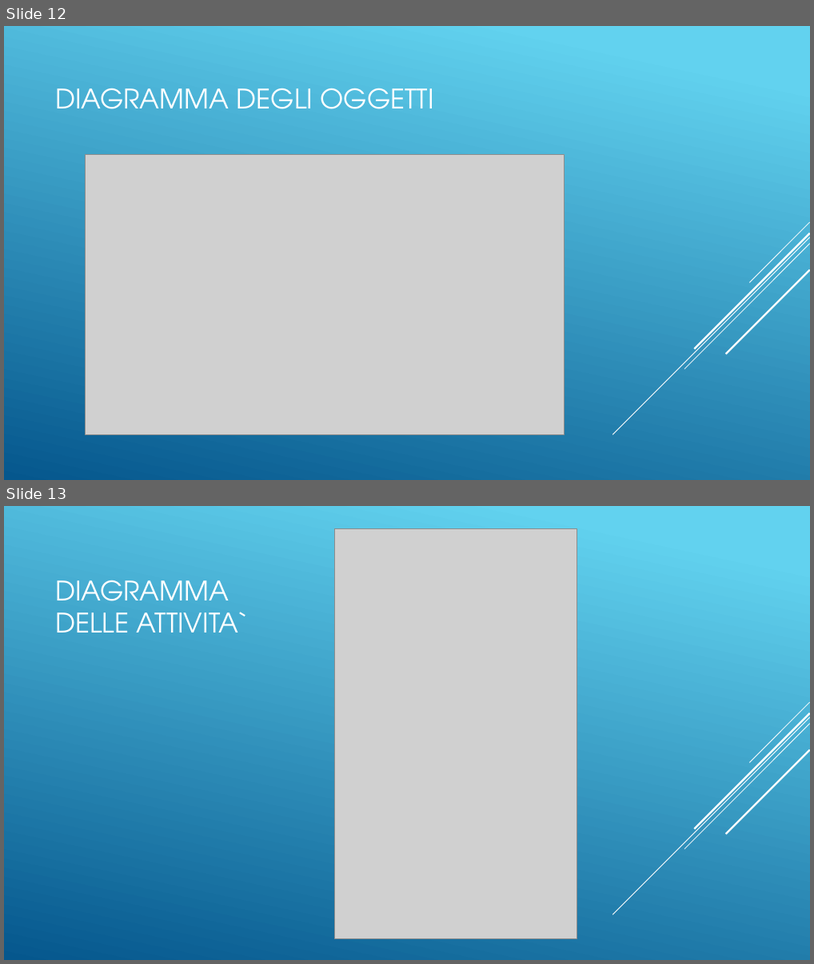
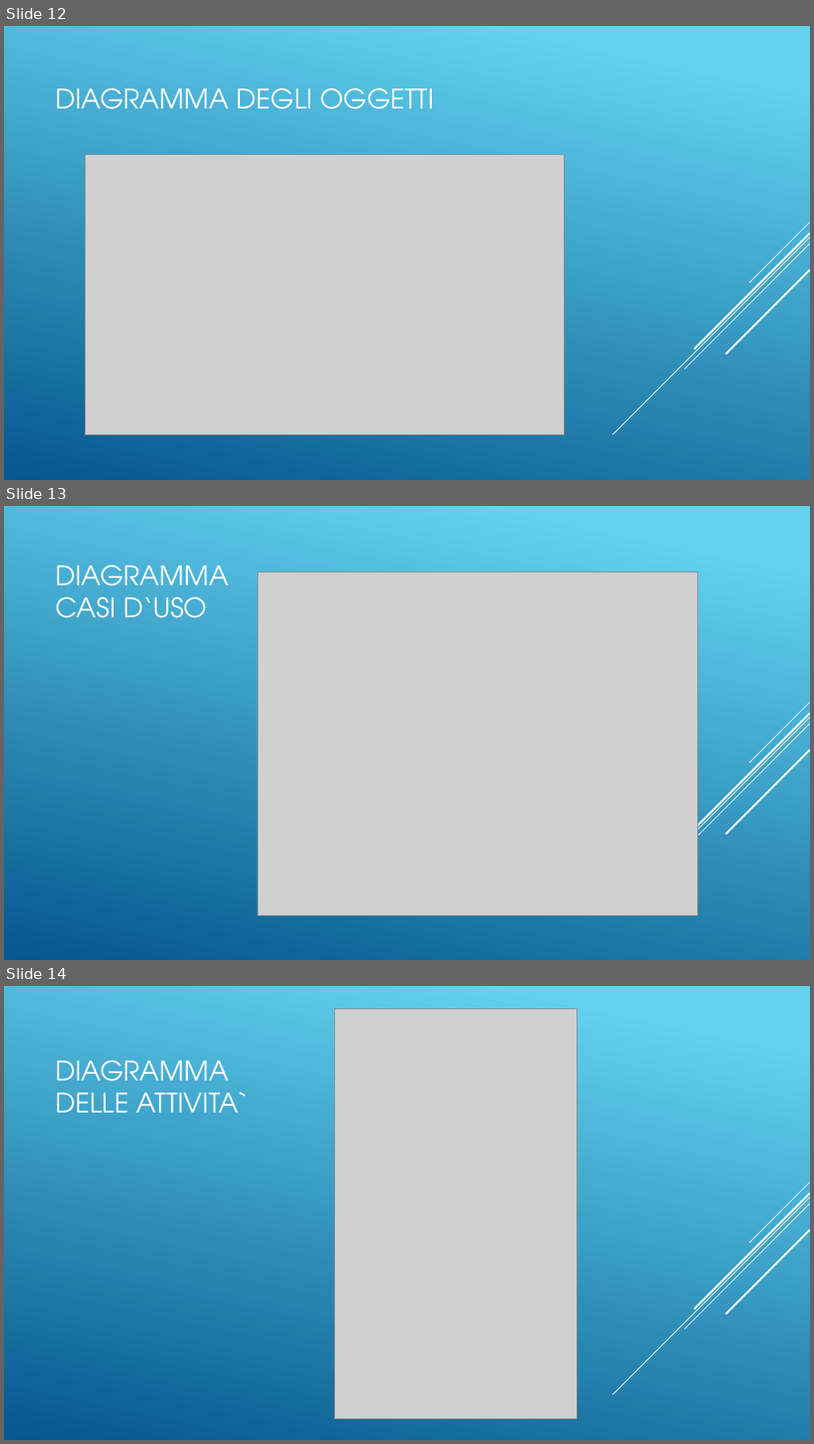
Before and after one commit to ferpos-engineering/WorkshopVs, a slide deck: Lezioni/UML/Slides-UML.pptx. Shown one above the other, each under a label of ours: slides 12 and 13 before the commit, slides 12, 13 and 14 after it. The pictures are 814x964 and 814x1444 pixels, drawn with LibreOffice and Linux fonts; fonts in the diff are those of the drawing; grey boxes stand for pictures. Boxes give left, top, right and bottom in pixels: in the first picture for what was removed or moved away, otherwise in the second. Text is boxed around its words. In the diff, an @@ line names an element or a change of style, - is before the commit and + after.

Commit message:
Use case diagram added.

```diff
--- a/Lezioni/UML/Slides-UML.pptx
+++ b/Lezioni/UML/Slides-UML.pptx
@@ slide 13 added at (4, 506, 810, 960), background gradient #62D2EF to #05578D; not listed: 5 template elements that a slide beside it also shows @@
@@ title added at (55, 564, 229, 618), 32 pt, text #FFFFFF @@
+DIAGRAMMA CASI D‘USO
@@ picture added at (258, 572, 698, 916) @@
@@ what was slide 13 is now slide 14 @@
```
Also in this commit, not shown: 1 slide changed, 2 other files.
